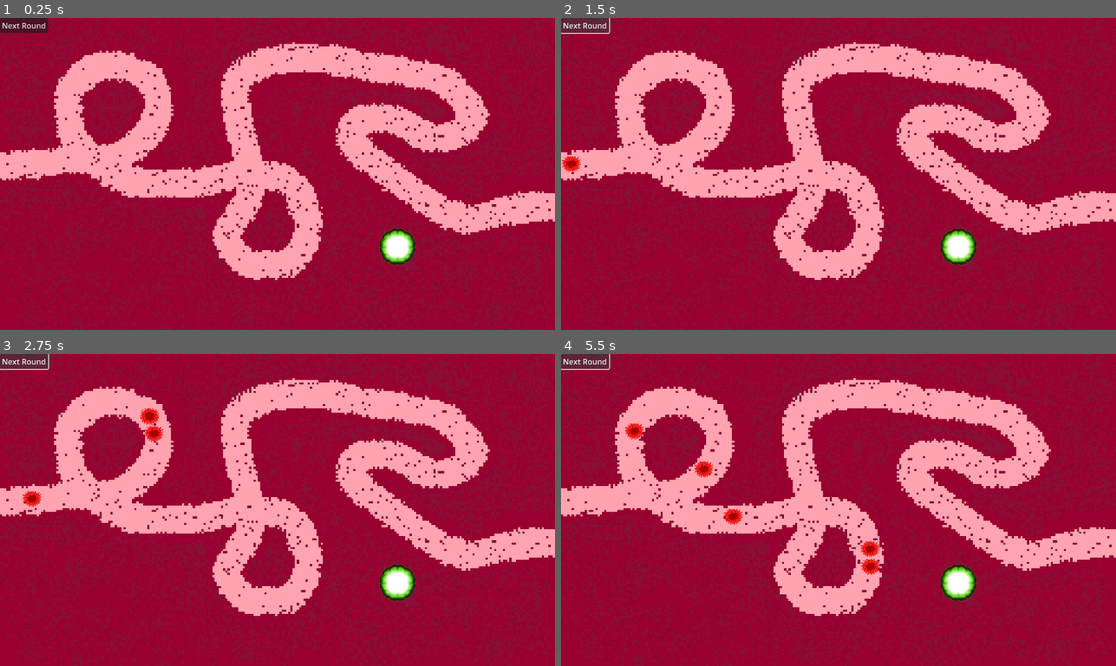
Above: before the commit, frames 1-4 (two rows, left to right).
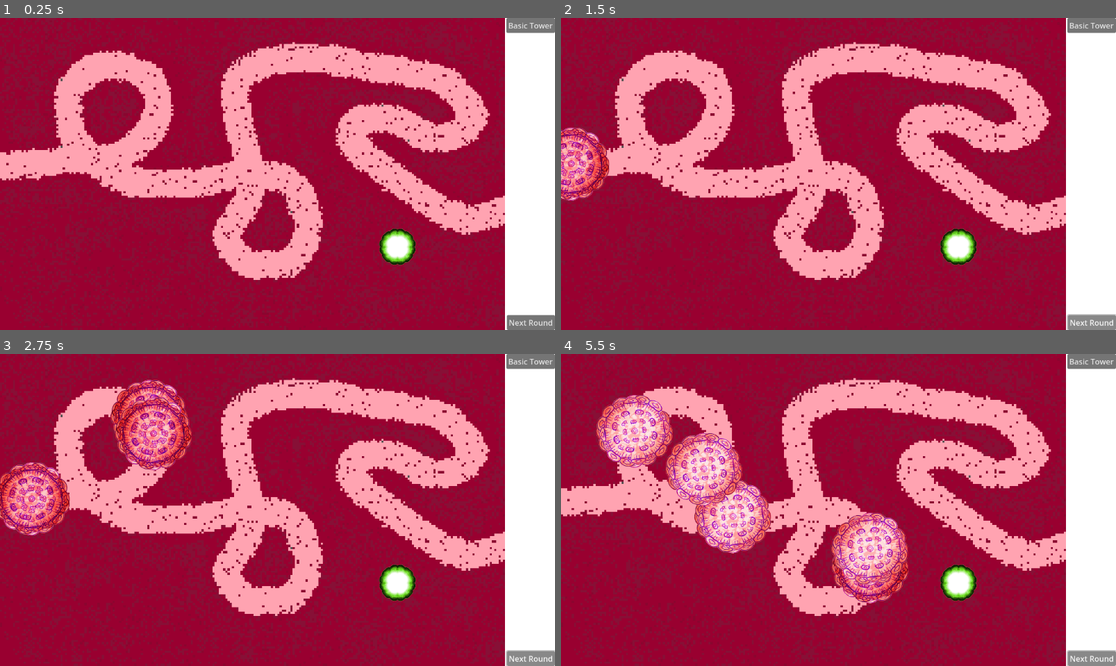
Above: after the commit, the same moments.

Repository: Kryzi/TowerDefense
Game: Godot game, scene res://Scenes/world.tscn
Two runs of this game, one before a commit and one after it. Both use one fixed random seed, a clock stepped at 60 frames per second and the inputs below.
Inputs (mouse positions are in pixels of both pictures, inside the frame that each line leads up to):
- Up to frame 1 (0.25 s): no input
- Up to frame 2 (1.5 s): click (1093, 24) at 0.5 s, where only the run after the commit has a clickable "Basic Tower"; click "Next Round" at 1.25 s
- Up to frame 3 (2.75 s): click "Next Round" at 2 s
- Up to frame 4 (5.5 s): tap Enter (ui_accept) at 2.75, 3.02, 3.77, 5.27 s; hold Right (ui_right) 2.78-4.28 s; hold Left (ui_left) 4.28-5.03 s; hold Right (ui_right) from 5.03 s (still down)

The runs differ from the first frame. In frame 1, 9.4% of the frame differs, in the area x 0-100%, y 0-100%; in frame 2, 11%; in frame 3, 15%; in frame 4, 19%.

Commit message:
hud world signal

Diff:
--- a/Scenes/basic_tower.tscn
+++ b/Scenes/basic_tower.tscn
@@ -1,16 +1,9 @@
-[gd_scene load_steps=8 format=3 uid="uid://djh8nk3dgcjpd"]
+[gd_scene load_steps=5 format=3 uid="uid://djh8nk3dgcjpd"]
 
 [ext_resource type="Script" path="res://Scripts/basic_tower.gd" id="1_4dmiy"]
 [ext_resource type="Script" path="res://Scripts/attack.gd" id="2_4rerw"]
 [ext_resource type="Texture2D" uid="uid://3twjdddkaohn" path="res://assets/VirusBigPack/png57.png" id="2_hcy63"]
 [ext_resource type="PackedScene" uid="uid://crwl6ck1i5o8s" path="res://Scenes/bullet.tscn" id="3_1dth8"]
-[ext_resource type="Texture2D" uid="uid://cc2v5etd143jg" path="res://assets/pixil-frame-0 (1).png" id="5_ycb8d"]
-
-[sub_resource type="CircleShape2D" id="CircleShape2D_6aupb"]
-radius = 175.071
-
-[sub_resource type="CircleShape2D" id="CircleShape2D_c6xl0"]
-radius = 21.0238
 
 [node name="BasicTower" type="StaticBody2D"]
 script = ExtResource("1_4dmiy")
@@ -25,9 +18,7 @@
 [node name="Attack" type="Area2D" parent="."]
 script = ExtResource("2_4rerw")
 
-[node name="range" type="CollisionShape2D" parent="Attack"]
-position = Vector2(58, 62)
-shape = SubResource("CircleShape2D_6aupb")
+[node name="CollisionShape2D" type="CollisionShape2D" parent="Attack"]
 
 [node name="Cooldown" type="Timer" parent="Attack"]
 wait_time = 0.5
@@ -36,11 +27,5 @@
 [node name="Bullet" parent="Attack" instance=ExtResource("3_1dth8")]
 
 [node name="CollisionShape2D" type="CollisionShape2D" parent="Attack/Bullet"]
-position = Vector2(214, 142)
-shape = SubResource("CircleShape2D_c6xl0")
-
-[node name="Sprite2D" type="Sprite2D" parent="Attack/Bullet"]
-position = Vector2(214, 144)
-texture = ExtResource("5_ycb8d")
 
 [connection signal="timeout" from="Attack/Cooldown" to="Attack" method="_on_cooldown_timeout"]
--- a/Scenes/hud.tscn
+++ b/Scenes/hud.tscn
@@ -38,4 +38,5 @@
 text = "Basic Tower"
 metadata/_edit_use_anchors_ = true
 
+[connection signal="pressed" from="NæsteRundeKnap" to="." method="_on_næste_runde_knap_pressed"]
 [connection signal="pressed" from="BasicTowerBuyButton" to="." method="_on_basic_tower_buy_button_pressed"]
--- a/Scenes/virus_1.tscn
+++ b/Scenes/virus_1.tscn
@@ -1,29 +1,30 @@
 [gd_scene load_steps=5 format=3 uid="uid://clb85plprtw5g"]
 
 [ext_resource type="Script" path="res://Scripts/Virus1.gd" id="1_5ncgj"]
-[ext_resource type="Texture2D" uid="uid://ds5pl4iohkkcn" path="res://assets/pixil-frame-0.png" id="2_csw64"]
-[ext_resource type="Texture2D" uid="uid://cc2v5etd143jg" path="res://assets/pixil-frame-0 (1).png" id="3_2jxxf"]
+[ext_resource type="Texture2D" uid="uid://cktwdgag7th2k" path="res://assets/VirusBigPack/png2.png" id="2_8chso"]
+[ext_resource type="Texture2D" uid="uid://dhx4uovh0n7mj" path="res://assets/VirusBigPack/png3.png" id="3_iw1jt"]
 
 [sub_resource type="SpriteFrames" id="SpriteFrames_woiae"]
 animations = [{
 "frames": [{
 "duration": 1.0,
-"texture": ExtResource("2_csw64")
+"texture": ExtResource("2_8chso")
 }, {
 "duration": 1.0,
-"texture": ExtResource("3_2jxxf")
+"texture": ExtResource("3_iw1jt")
 }],
 "loop": true,
 "name": &"Idle",
 "speed": 2.0
 }]
 
-[node name="Virus1" type="PathFollow2D"]
+[node name="Virus1" type="PathFollow2D" groups=["enemy"]]
 rotates = false
 script = ExtResource("1_5ncgj")
 
 [node name="AnimatedSprite2D" type="AnimatedSprite2D" parent="."]
+scale = Vector2(0.526984, 0.526984)
 sprite_frames = SubResource("SpriteFrames_woiae")
 animation = &"Idle"
 autoplay = "Idle"
-frame_progress = 0.392069
+frame_progress = 0.929447
--- a/Scenes/world.tscn
+++ b/Scenes/world.tscn
@@ -1,8 +1,9 @@
-[gd_scene load_steps=7 format=3 uid="uid://dyaeva2to770s"]
+[gd_scene load_steps=8 format=3 uid="uid://dyaeva2to770s"]
 
 [ext_resource type="Script" path="res://Scripts/Path2D.gd" id="1_4exjo"]
 [ext_resource type="PackedScene" uid="uid://djh8nk3dgcjpd" path="res://Scenes/basic_tower.tscn" id="2_b0sd5"]
-[ext_resource type="PackedScene" uid="uid://bfys168djkcgh" path="res://Scenes/game_manager.tscn" id="3_qrw8v"]
+[ext_resource type="PackedScene" uid="uid://8snbvs27wihv" path="res://Scenes/HUD.tscn" id="3_ho7cv"]
+[ext_resource type="PackedScene" path="res://Scenes/game_manager.tscn" id="3_qrw8v"]
 [ext_resource type="Texture2D" uid="uid://cr1aqelrtduml" path="res://assets/Map 1.png" id="4_xfm3p"]
 
 [sub_resource type="Curve2D" id="Curve2D_8kyd7"]
@@ -30,12 +31,7 @@
 curve = SubResource("Curve2D_8kyd7")
 script = ExtResource("1_4exjo")
 
-[node name="HUD" type="CanvasLayer" parent="."]
-
-[node name="NæsteRundeKnap" type="Button" parent="HUD"]
-offset_right = 38.0
-offset_bottom = 15.0
-text = "Next Round"
+[node name="HUD" parent="." instance=ExtResource("3_ho7cv")]
 
 [node name="BasicTower" parent="." instance=ExtResource("2_b0sd5")]
 position = Vector2(767, 412)
@@ -48,4 +44,4 @@
 scale = Vector2(4.5, 4.5)
 sprite_frames = SubResource("SpriteFrames_s3wt5")
 
-[connection signal="pressed" from="HUD/NæsteRundeKnap" to="Path2D" method="_on_næste_runde_knap_pressed"]
+[connection signal="next_round" from="HUD" to="Path2D" method="_on_hud_next_round"]
--- a/Scripts/Path2D.gd
+++ b/Scripts/Path2D.gd
@@ -34,10 +34,7 @@
 
 			call_deferred("add_child", virus)
 
-
-
-func _on_næste_runde_knap_pressed():
-
+func _on_hud_next_round():
 	if get_tree().get_nodes_in_group("enemy") == []:
 		currentRound += 1
 		waveDone = true
--- a/Scripts/hud.gd
+++ b/Scripts/hud.gd
@@ -1,5 +1,6 @@
 extends CanvasLayer
 
+signal next_round
 
 # Called when the node enters the scene tree for the first time.
 func _ready():
@@ -8,8 +9,12 @@
 
 # Called every frame. 'delta' is the elapsed time since the previous frame.
 func _process(delta):
-
+	pass
 
 
 func _on_basic_tower_buy_button_pressed():
-	pass # Replace with function body.
+	pass
+
+
+func _on_næste_runde_knap_pressed():
+	next_round.emit()
